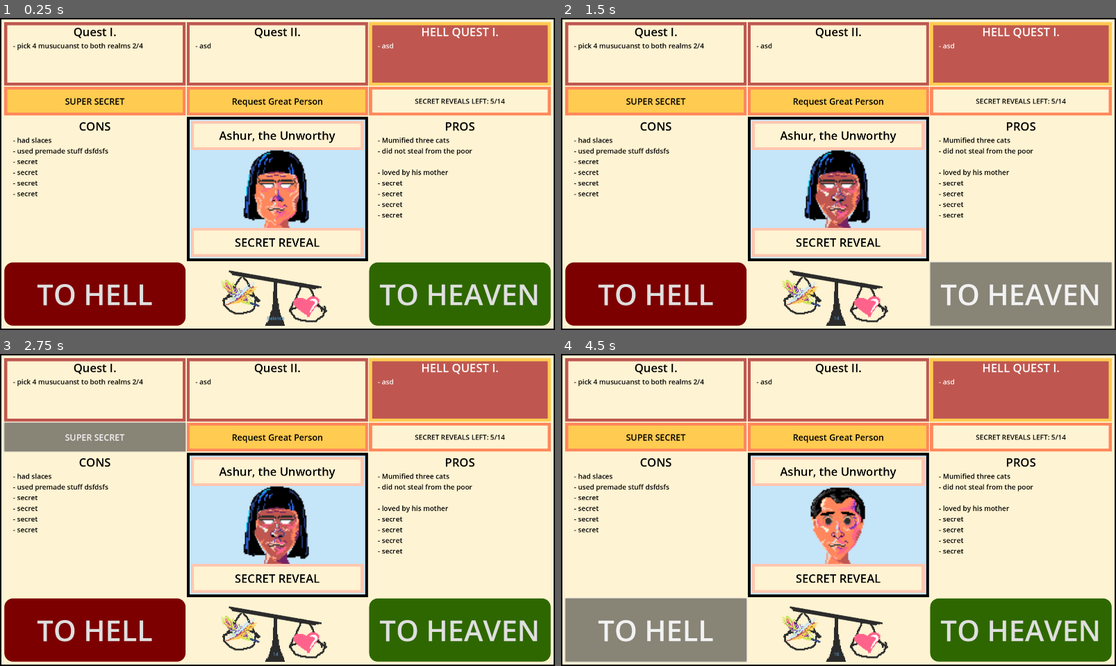
Above: before the commit, frames 1-4 (two rows, left to right).
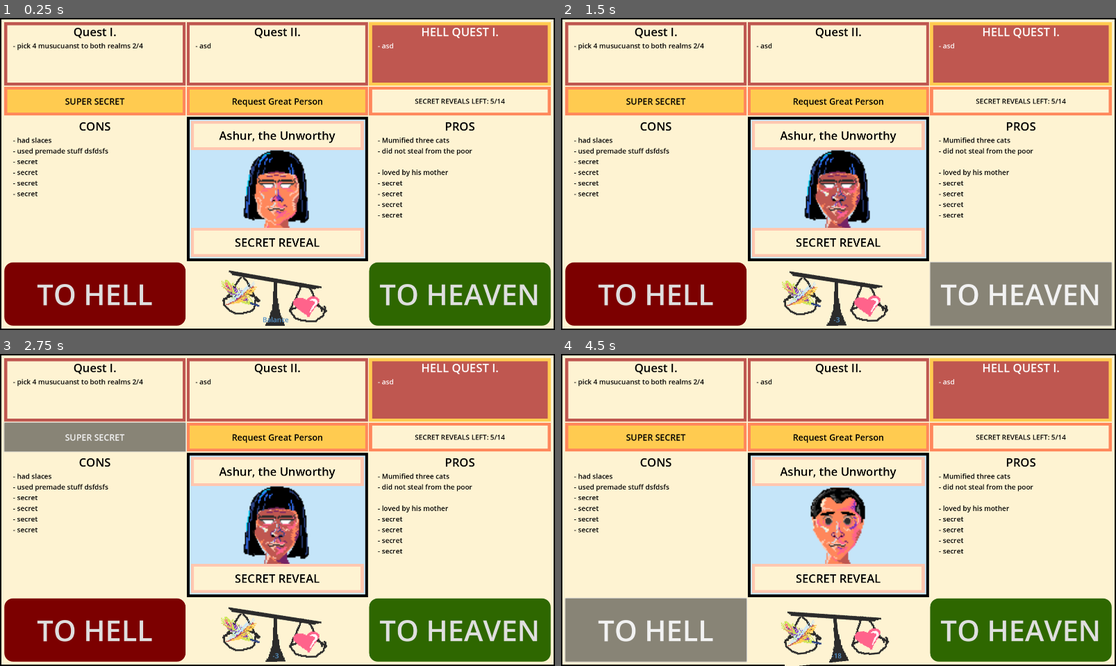
Above: after the commit, the same moments.

Repository: ekaktusz/anoobis
Game: Godot game, scene res://tinder_scene.tscn
The game is run twice, just before and just after one commit, with the same random seed, the same clock (stepped at 60 frames per second) and the same inputs.
Inputs:
- Up to frame 1 (0.25 s): no input
- Up to frame 2 (1.5 s): click "TO HELL" at 0.5 s; click "TO HEAVEN" at 1.25 s
- Up to frame 3 (2.75 s): click "SUPER SECRET" at 2 s
- Up to frame 4 (4.5 s): click "Request Great Person" at 2.75 s; click "SUPER SECRET" at 3.5 s; click "TO HELL" at 4.25 s

The runs differ from the first frame. In frame 1, less than 0.1% of the frame differs, in the area x 47-52%, y 95-98%; in frame 2, 0.6%; in frame 3, 0.6%; in frame 4, 1.3%, in the area x 39-60%, y 80-100%.

Commit message:
scale reacts to hell heaven button presses

Diff:
--- a/Label.gd
+++ b/Label.gd
@@ -9,9 +9,10 @@
 	_update_score_label(score)
 
 func _update_score_label(score):
-	if (score < 0):
+	print("score:", score)
+	if (score < deg_to_rad(0)):
 		scale_label.text = str(score)
-	elif (score > 0):
+	elif (score > deg_to_rad(0)):
 		scale_label.text =str(score)
 	else:
 		scale_label.text = "Balance"
--- /dev/null
+++ b/ScalePicture.gd
@@ -0,0 +1,13 @@
+extends TextureRect
+
+@onready var scale_picture_node = %ScalePicture
+
+
+func set_current_rotation(rotation_value):
+	scale_picture_node.rotation = rotation_value
+
+	#TODO delete me
+	if (scale_picture_node.rotation >= rad_to_deg(180)):
+		print("HEAVEN WON")
+	elif (scale_picture_node.rotation <= rad_to_deg(-180)):
+		print("HELL WON")
--- a/scale.gd
+++ b/scale.gd
@@ -1,23 +1,39 @@
 extends Control
 
 @onready var scale_vale_node = $Container/ScaleValue
+@onready var scale_picture_node = $Container/ScalePicture
 
-var tmp_character_soul_value = tmp_get_random_soul_value()
 var heaven_score = 50
 var hell_score = -50
 
 func _on_hell_button_pressed():
 	print("hell button pressed")
-	hell_score = hell_score + tmp_character_soul_value
+	#changeme to input parameter character_soul_value
+	var tmp_soul_value = tmp_get_random_soul_value()
+	hell_score = hell_score + tmp_soul_value
+	#TODO deleteme
 	scale_vale_node._update_score_label(hell_score+heaven_score)
-	tmp_character_soul_value = tmp_get_random_soul_value()
+	scale_picture_node.set_current_rotation(calculate_rotation())
 
 
 func _on_heaven_button_pressed():
 	print("heaven button pressed")
-	heaven_score = heaven_score + tmp_character_soul_value
+		#TODO changeme to input parameter character_soul_value
+	var tmp_soul_value = tmp_get_random_soul_value()
+	heaven_score = heaven_score + tmp_soul_value
+	#TODO deleteme
 	scale_vale_node._update_score_label(hell_score+heaven_score)
-	tmp_character_soul_value = tmp_get_random_soul_value()
+	scale_picture_node.set_current_rotation(calculate_rotation())
 
 func tmp_get_random_soul_value():
-	return randi_range(-10,10)
+	var next_soul_value = randi_range(-20,20)
+	print("next_soul_value ",next_soul_value)
+	return next_soul_value
+
+
+func calculate_rotation():
+	#so the scale doesn't lift to 180 degrees just 60
+	var scaled_hell_score = hell_score / 3
+	var scaled_heaven_score = heaven_score / 3
+	print(deg_to_rad(scaled_hell_score + scaled_heaven_score))
+	return deg_to_rad(scaled_hell_score + scaled_heaven_score)
--- a/scale.tscn
+++ b/scale.tscn
@@ -1,7 +1,8 @@
-[gd_scene load_steps=4 format=3 uid="uid://b5lkspwgwwpc4"]
+[gd_scene load_steps=5 format=3 uid="uid://b5lkspwgwwpc4"]
 
 [ext_resource type="Script" path="res://Label.gd" id="1_2au8i"]
 [ext_resource type="Script" path="res://scale.gd" id="1_ognxn"]
+[ext_resource type="Script" path="res://ScalePicture.gd" id="3_emhsc"]
 [ext_resource type="Texture2D" path="res://images/scale.png" id="3_kty0e"]
 
 [node name="Scale" type="Control"]
@@ -25,7 +26,8 @@
 grow_horizontal = 2
 grow_vertical = 2
 
-[node name="TextureRect" type="TextureRect" parent="Container"]
+[node name="ScalePicture" type="TextureRect" parent="Container"]
+unique_name_in_owner = true
 layout_mode = 1
 anchors_preset = 8
 anchor_left = 0.5
@@ -38,9 +40,11 @@
 offset_bottom = 110.0
 grow_horizontal = 2
 grow_vertical = 2
+pivot_offset = Vector2(266, 97)
 texture = ExtResource("3_kty0e")
 expand_mode = 1
 stretch_mode = 5
+script = ExtResource("3_emhsc")
 
 [node name="ScaleValue" type="Label" parent="Container"]
 unique_name_in_owner = true
@@ -53,4 +57,5 @@
 offset_bottom = 95.0
 grow_horizontal = 2
 theme_override_colors/font_color = Color(0.329412, 0.572549, 0.780392, 1)
+theme_override_font_sizes/font_size = 24
 script = ExtResource("1_2au8i")
